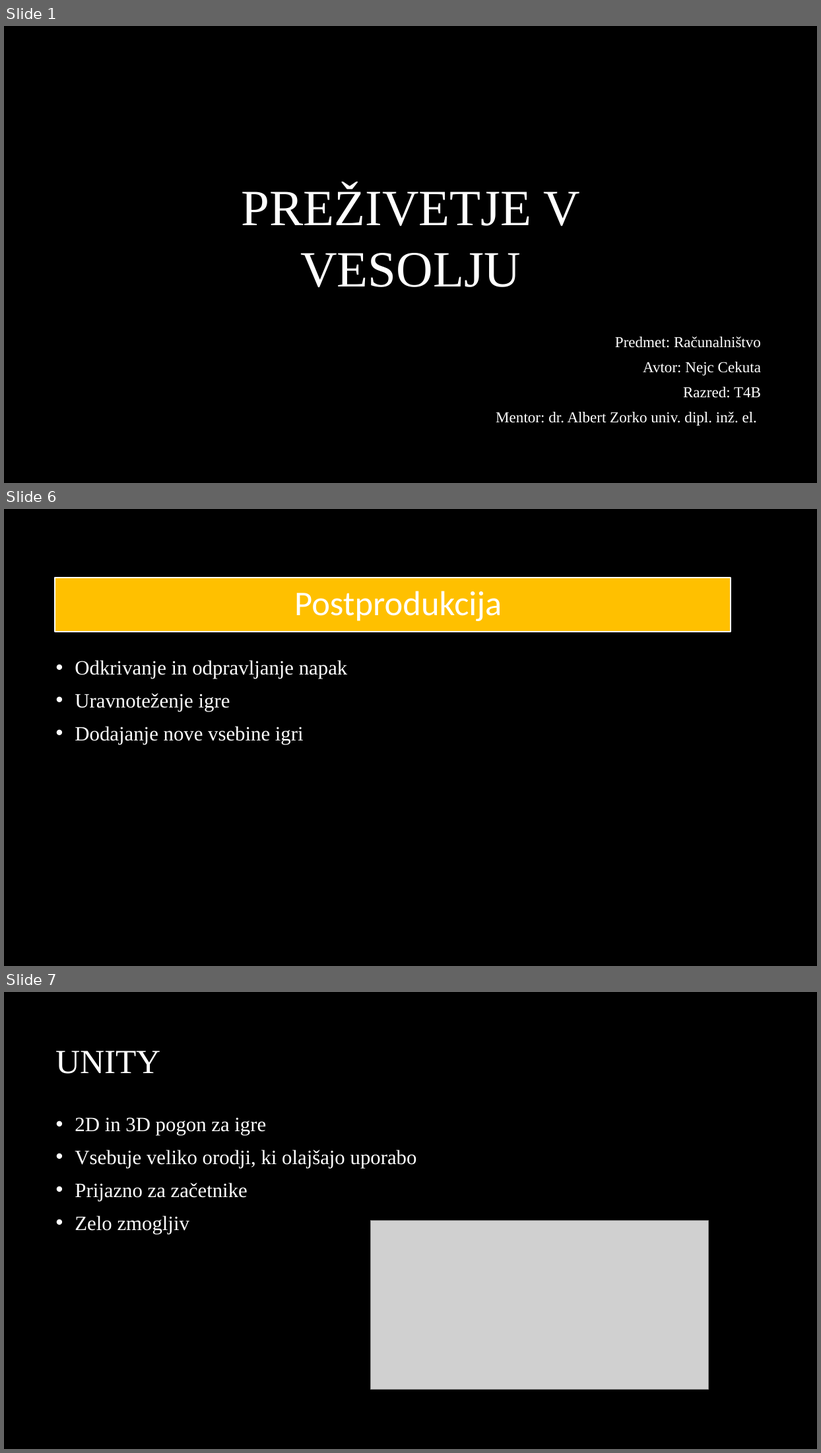
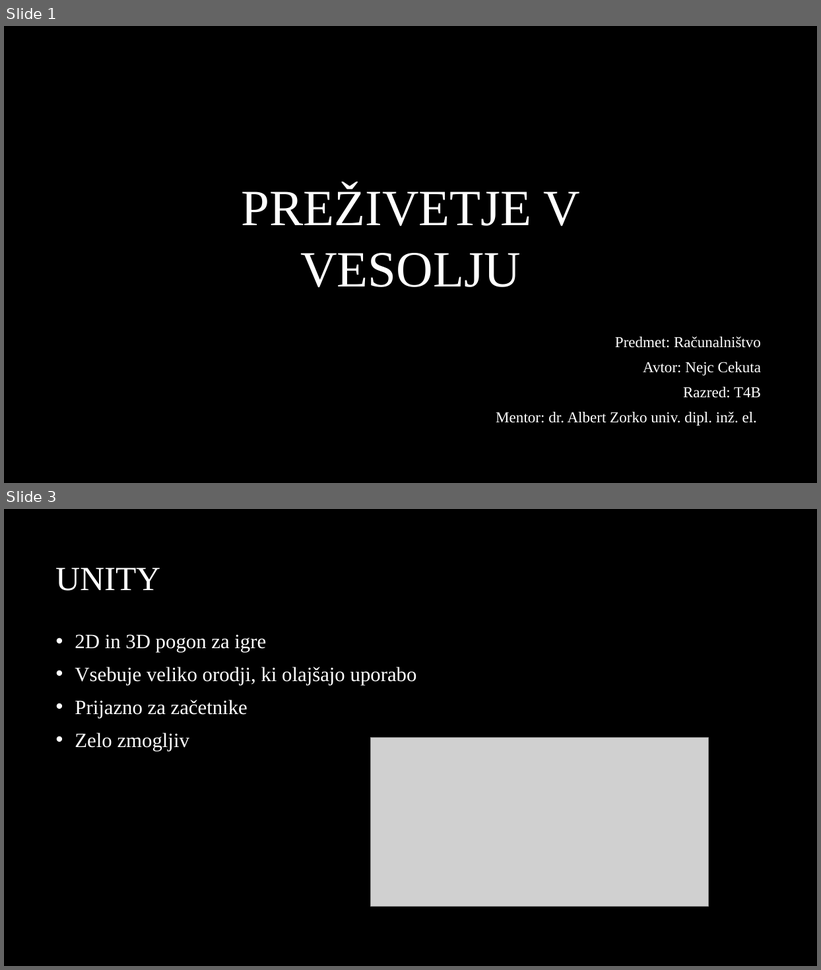
Before and after one commit to NCekuta/Prezivetje_v_vesolju, a slide deck: PowerPoint/Prezivetje v vesolju.pptx. Shown one above the other, each under a label of ours: slides 1, 6 and 7 before the commit, slides 1 and 3 after it; the slides between them are not shown. The pictures are 821x1453 and 821x970 pixels, drawn with LibreOffice and Linux fonts; fonts in the diff are those of the drawing; grey boxes stand for pictures; background and template pictures are left out. Boxes give left, top, right and bottom in pixels: in the first picture for what was removed or moved away, otherwise in the second. Text is boxed around its words. In the diff, an @@ line names an element or a change of style, - is before the commit and + after.

```diff
--- a/PowerPoint/Prezivetje v vesolju.pptx
+++ b/PowerPoint/Prezivetje v vesolju.pptx
@@ slide 6 removed at [4,509,817,966], background picture (left out) @@
@@ rectangle removed at [55,578,731,632] @@
@@ text removed at [294,591,502,621] @@
-Postprodukcija
@@ text removed at [75,660,348,745] @@
-• Odkrivanje in odpravljanje napak
-• Uravnoteženje igre
-• Dodajanje nove vsebine igri
@@ what was slide 7 is now slide 3 @@
```
Also in this commit, not shown: 3 slides changed, 4 other slides removed.
